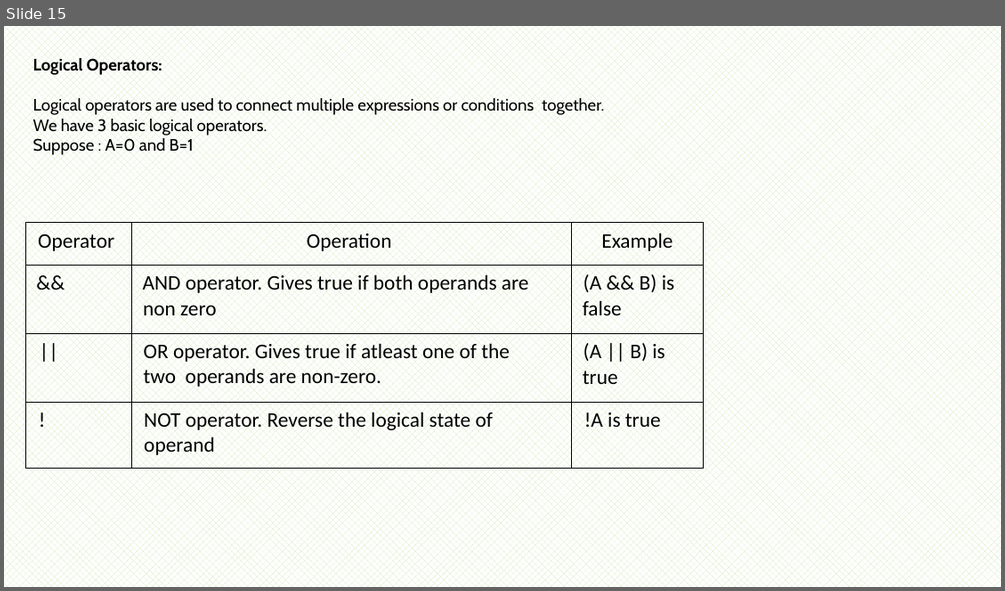
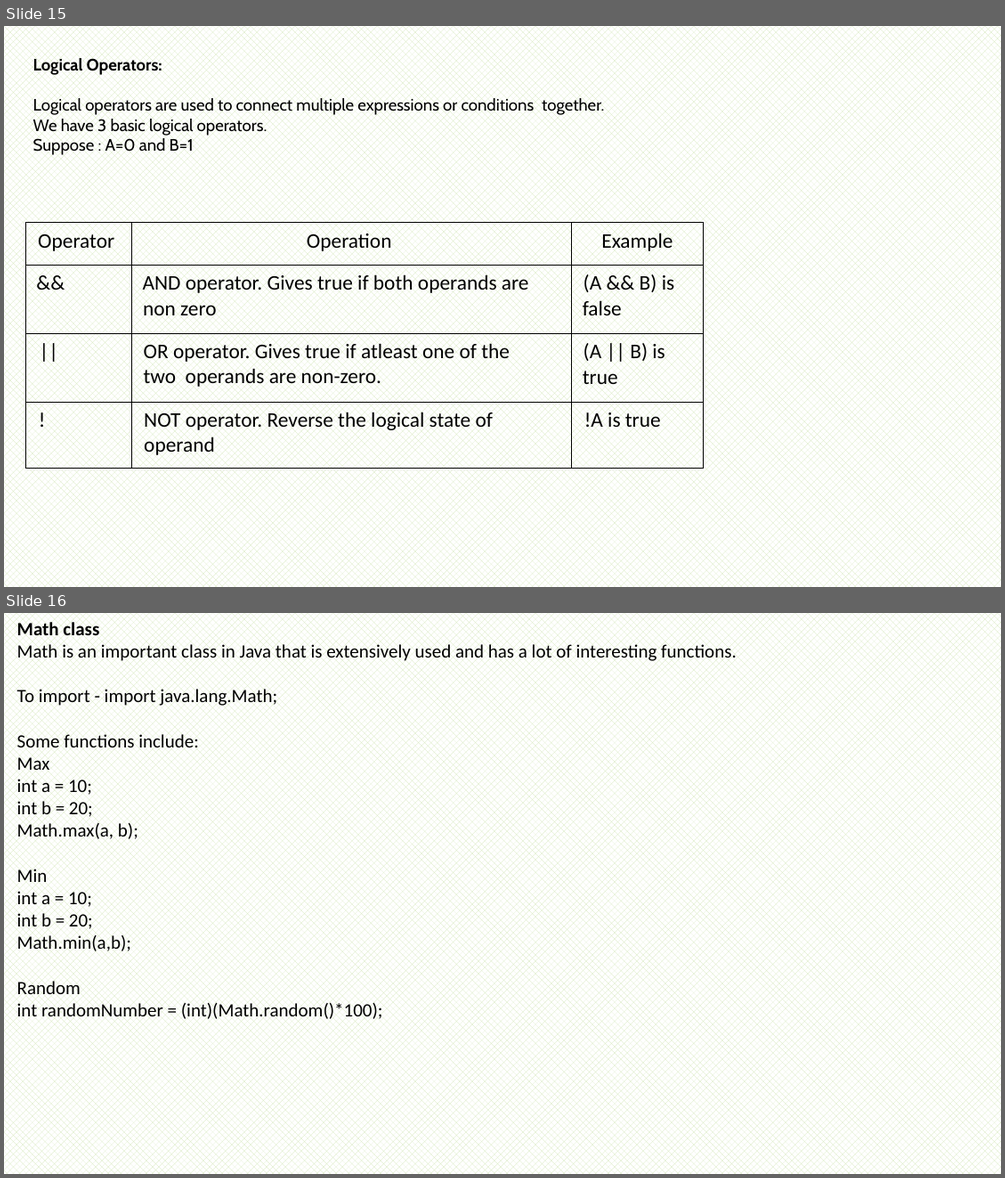
Before and after one commit to Syed00711/java_files, a slide deck: Java_basic_microcare.pptx. Shown one above the other, each under a label of ours: slide 15 before the commit, slides 15 and 16 after it. The pictures are 1005x591 and 1005x1178 pixels, drawn with LibreOffice and Linux fonts; fonts in the diff are those of the drawing. Boxes give left, top, right and bottom in pixels: in the first picture for what was removed or moved away, otherwise in the second. Text is boxed around its words. In the diff, an @@ line names an element or a change of style, - is before the commit and + after.

```diff
--- a/Java_basic_microcare.pptx
+++ b/Java_basic_microcare.pptx
@@ slide 16 added at (4,613,1001,1174), background pattern #D1E6B5 on #FFFFFF @@
@@ text added at (17,622,736,1022), 18 pt, text #000000 @@
+Math class
+Math is an important class in Java that is extensively used and has a lot of interesting functions.
+To import - import java.lang.Math;
+Some functions include:
+Max
+int a = 10;
+int b = 20;
+Math.max(a, b);
+Min
+int a = 10;
+int b = 20;
+Math.min(a,b);
+Random
+int randomNumber = (int)(Math.random()*100);
```
Also in this commit, not shown: 9 other slides added.
